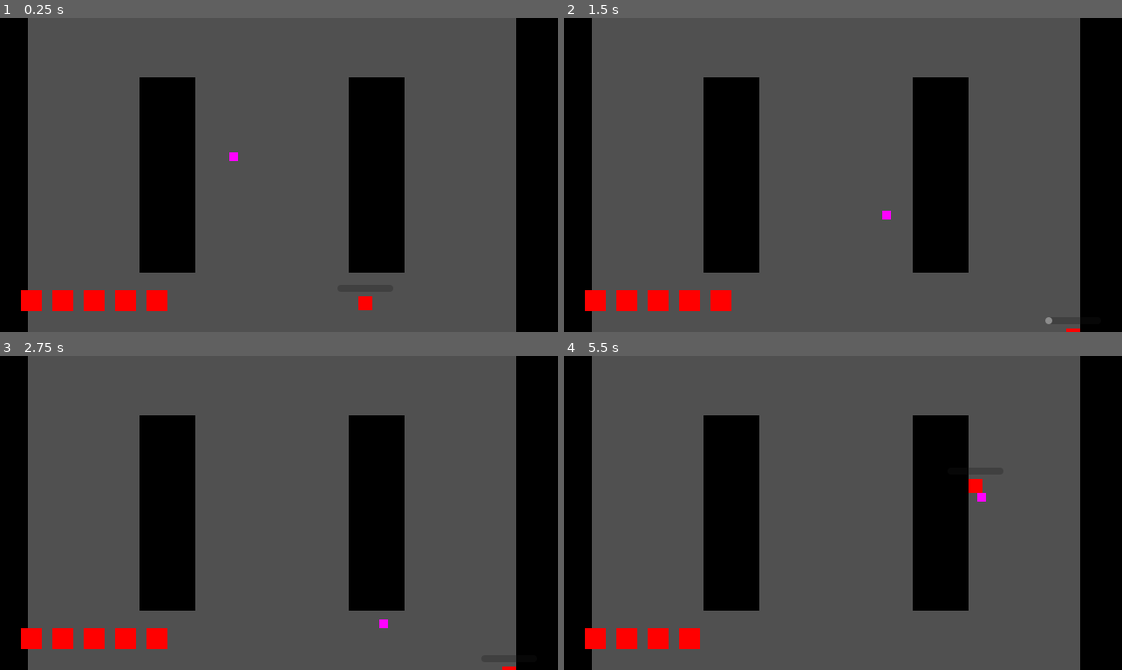
Above: before the commit, frames 1-4 (two rows, left to right).
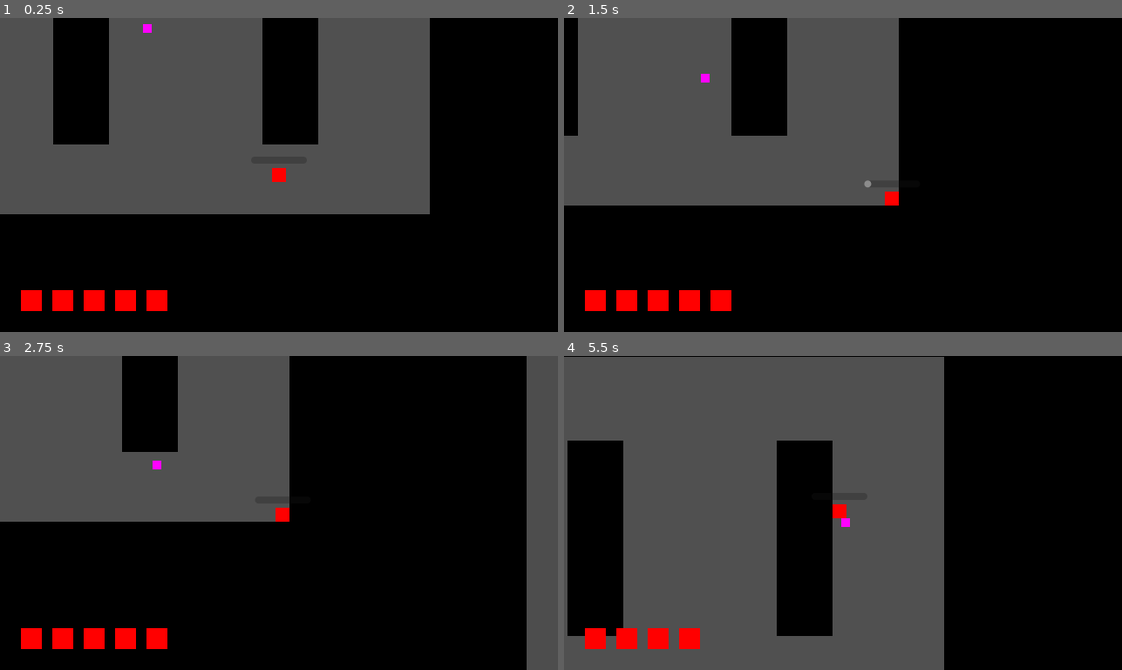
Above: after the commit, the same moments.

Repository: IanLum/square-game
Game: Godot game, scene res://src/main.tscn
The game is run twice, just before and just after one commit, with the same random seed, the same clock (stepped at 60 frames per second) and the same inputs.
Inputs (mouse positions are in pixels of both pictures, inside the frame that each line leads up to):
- Up to frame 1 (0.25 s): no input
- Up to frame 2 (1.5 s): move the mouse to (965, 159) at 0.52 s; press the mouse at (965, 159) at 0.53 s; hold D (right) 0.53-1.28 s; move the mouse to (731, 190) at 1.27 s; release the mouse at (731, 190) at 1.28 s; hold S (down) from 1.28 s (still down); tap Space (utility) at 1.35 s
- Up to frame 3 (2.75 s): move the mouse to (334, 443) at 2.02 s; release S (down) at 2.03 s; press the mouse at (334, 443) at 2.03 s; hold D (right) from 2.03 s (still down)
- Up to frame 4 (5.5 s): move the mouse to (815, 575) at 2.77 s; release D (right) at 2.78 s; release the mouse at (815, 575) at 2.78 s; hold W (up) 2.78-3.53 s; tap Space (utility) at 2.85, 4.35 s; move the mouse to (1010, 560) at 3.52 s; press the mouse at (1010, 560) at 3.53 s; hold A (left) 3.53-5.03 s; move the mouse to (675, 465) at 4.27 s; release the mouse at (675, 465) at 4.28 s; move the mouse to (870, 513) at 5.02 s; press the mouse at (870, 513) at 5.03 s; hold S (down) from 5.03 s (still down)

The runs differ from the first frame. In frame 1, 58% of the frame differs, in the area x 0-93%, y 0-100%; in frame 2, 53%; in frame 3, 66%, in the area x 0-100%, y 0-100%; in frame 4, 44%.

Commit message:
dont autoload camera, instead global ref to cam

Diff:
--- a/project.godot
+++ b/project.godot
@@ -17,7 +17,7 @@
 
 [autoload]
 
-Camera="*res://src/autoload/game_camera.tscn"
+Global="*res://src/autoload/global.gd"
 
 [display]
 
--- /dev/null
+++ b/src/autoload/global.gd
@@ -0,0 +1,3 @@
+extends Node
+
+var camera: GameCamera
--- a/src/autoload/game_camera.gd
+++ b/src/display/game_camera.gd
@@ -1,9 +1,13 @@
 extends Camera2D
+class_name GameCamera
 
 var shake_amount
 
 @onready var timer: Timer = $ShakeTimer
 var default_offset: Vector2 = offset
+
+func _ready():
+	Global.camera = self
 
 
 func _process(_delta):
--- a/src/autoload/game_camera.tscn
+++ b/src/display/game_camera.tscn
@@ -1,8 +1,10 @@
 [gd_scene load_steps=2 format=3 uid="uid://d2sv6qqgckxxa"]
 
-[ext_resource type="Script" path="res://src/autoload/game_camera.gd" id="1_smsu0"]
+[ext_resource type="Script" path="res://src/display/game_camera.gd" id="1_smsu0"]
 
 [node name="game_camera" type="Camera2D"]
+position_smoothing_enabled = true
+position_smoothing_speed = 2.0
 script = ExtResource("1_smsu0")
 
 [node name="ShakeTimer" type="Timer" parent="."]
--- a/src/main.tscn
+++ b/src/main.tscn
@@ -2,7 +2,7 @@
 
 [ext_resource type="Texture2D" uid="uid://7e6rh6e217m4" path="res://assets/tilemap.png" id="1_gmm0g"]
 [ext_resource type="PackedScene" uid="uid://cec8srgilxgmp" path="res://src/player/player.tscn" id="1_x1ik4"]
-[ext_resource type="PackedScene" uid="uid://d2sv6qqgckxxa" path="res://src/autoload/game_camera.tscn" id="3_c2bn4"]
+[ext_resource type="PackedScene" uid="uid://d2sv6qqgckxxa" path="res://src/display/game_camera.tscn" id="3_c2bn4"]
 [ext_resource type="PackedScene" uid="uid://d1peiul00opbi" path="res://src/enemies/dasher.tscn" id="3_miwik"]
 
 [sub_resource type="NavigationPolygon" id="NavigationPolygon_f5j54"]
--- a/src/player/player.gd
+++ b/src/player/player.gd
@@ -72,7 +72,7 @@
 	health -= damage
 	if health <= 0: die()
 
-	Camera.shake(0.2, 5)
+	Global.camera.shake(0.2, 5)
 	var tween = create_tween()
 	$ui/ScreenColor.color = Color(Color.RED, 0.3)
 	tween.tween_property($ui/ScreenColor, "color", Color.TRANSPARENT, 0.3)
